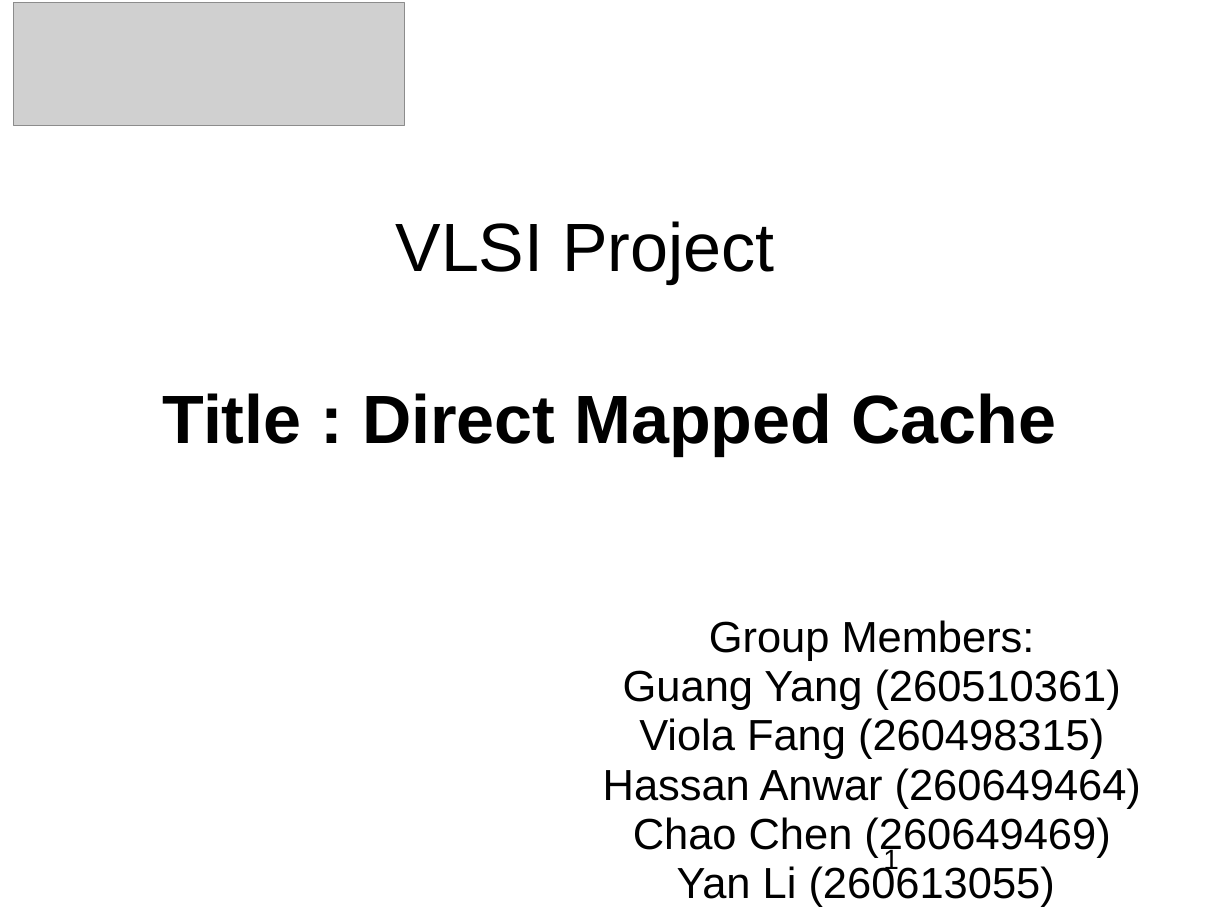
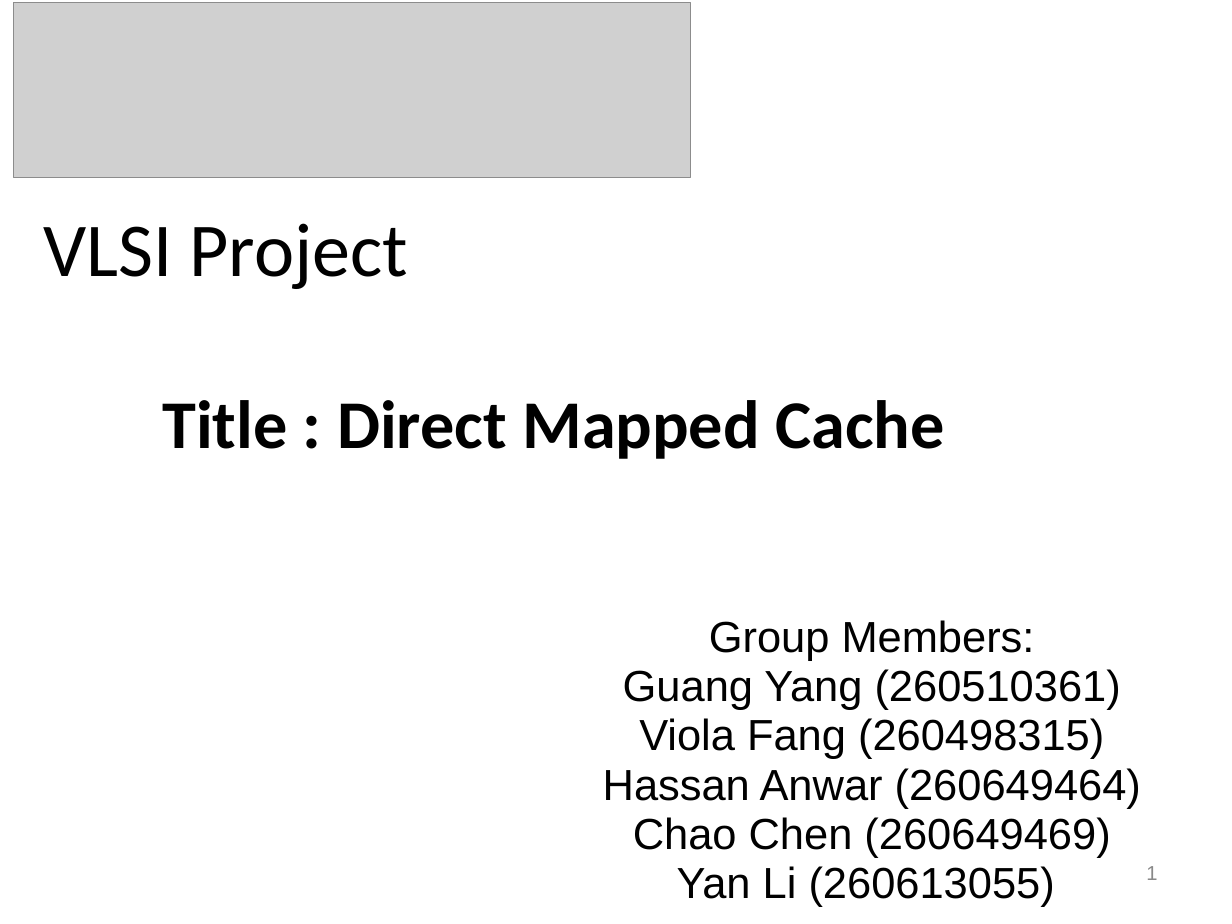
Before and after one commit to Latootoo/ECSE_548, a slide deck: slide 1 of Reports/presentation/Vlsi_project_presentation.ppt. Drawn at 1232x924 pixels with LibreOffice and Linux fonts; fonts in the diff are those of the drawing; grey boxes stand for pictures. Boxes give left, top, right and bottom in pixels: in the first picture for what was removed or moved away, otherwise in the second. Text is boxed around its words. In the diff, an @@ line names an element or a change of style, - is before the commit and + after.

Commit message:
ppt theme updated

```diff
--- a/Reports/presentation/Vlsi_project_presentation.ppt
+++ b/Reports/presentation/Vlsi_project_presentation.ppt
@@ picture: place and size @@
-picture at [13,2,405,125]
+picture at [13,2,691,178]
@@ title "VLSI Project" at [44,223,408,289]: size 44 to 49 pt, font Arial to Calibri; alignment centre to left; line spacing 0.94 to 1 @@
@@ subtitle "Title : Direct Mapped Cache": place and size @@
-subtitle "Title : Direct Mapped Cache" at [163,393,1056,456]
+subtitle "Title : Direct Mapped Cache" at [162,400,944,459]
@@ subtitle "Title : Direct Mapped Cache" at [162,400,944,459]: font Arial to Calibri; line spacing 0.94 to 1; more space between paragraphs @@
@@ page number at [1146,866,1157,880]: size 18 to 13 pt, text colour #000000 to #898989; alignment left to right; vertical alignment top to middle @@
```
Also in this commit, not shown: 6 other slides changed.
